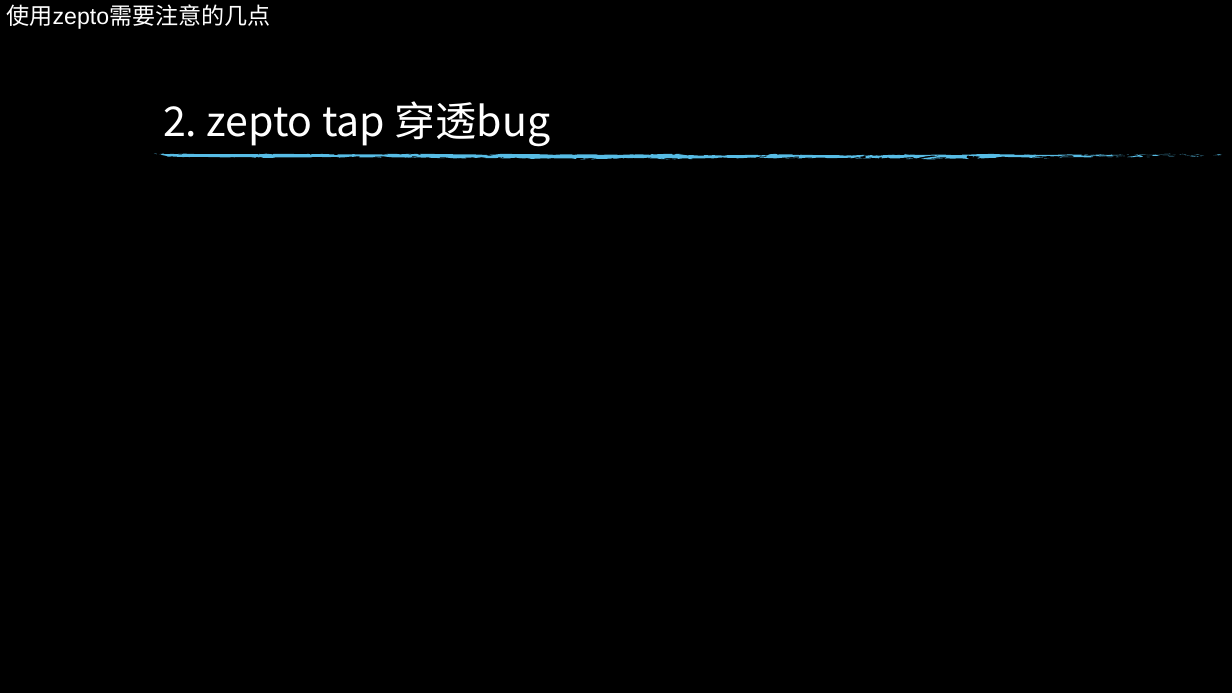
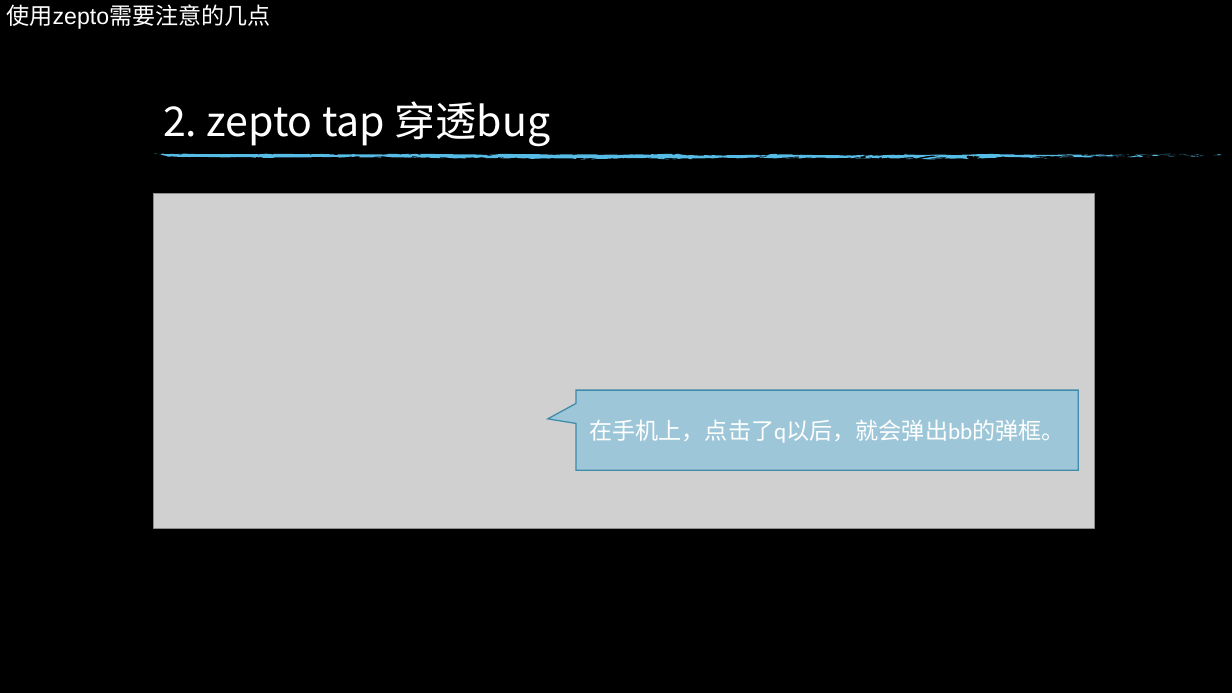
Before and after one commit to xiaotianxia/entern, a slide deck: slide 21 of dz-talk0904.pptx (slide 22 before the commit). Drawn at 1232x693 pixels with LibreOffice and Linux fonts; fonts in the diff are those of the drawing; grey boxes stand for pictures; background and template pictures are left out. Boxes give left, top, right and bottom in pixels: in the first picture for what was removed or moved away, otherwise in the second. Text is boxed around its words. In the diff, an @@ line names an element or a change of style, - is before the commit and + after.

```diff
--- a/dz-talk0904.pptx
+++ b/dz-talk0904.pptx
@@ picture added at (153,194,1093,529) @@
@@ speech box added at (576,390,1078,470), fill #57BCE5 at 42% opacity, outline #408BA9 1 pt, 18 pt, text #FFFFFF @@
+在手机上，点击了q以后，就会弹出bb的弹框。
```
Also in this commit, not shown: 2 other slides changed, 2 slides added, 4 slides removed.
